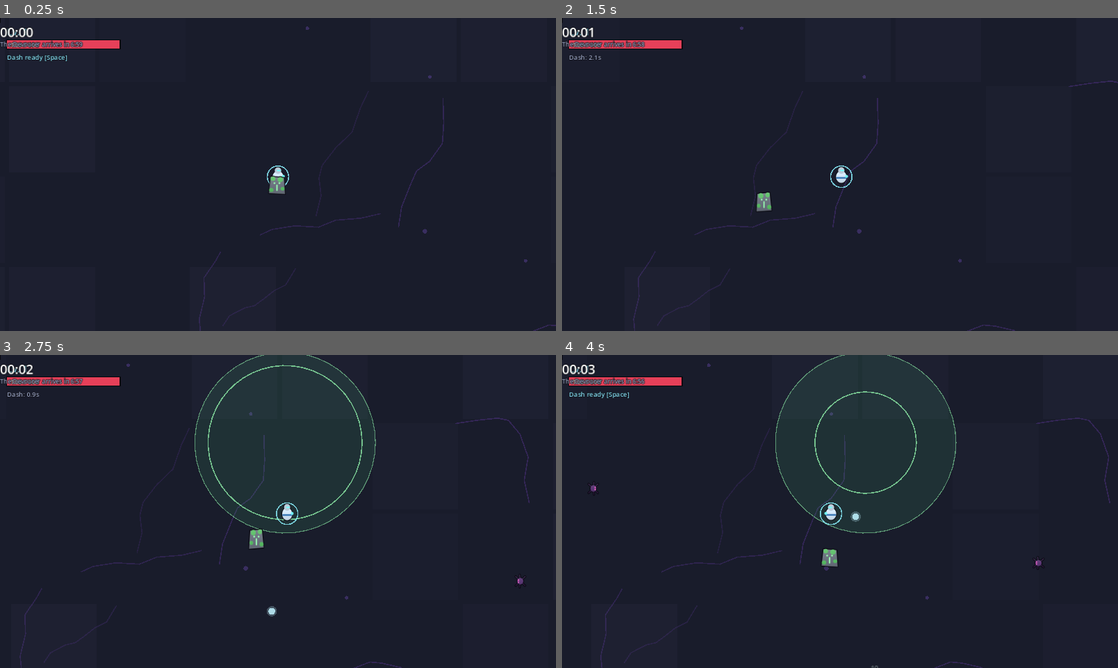
Above: before the commit, frames 1-4 (two rows, left to right).
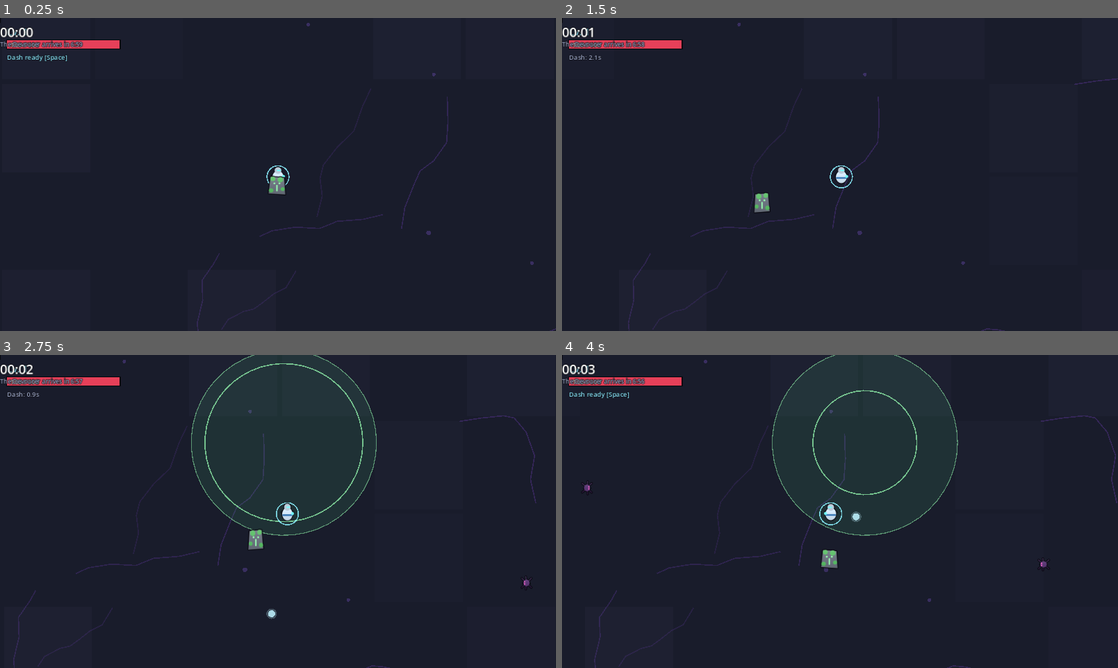
Above: after the commit, the same moments.

Repository: ballent-diz/Rift-Hunters
Game: Godot game, scene res://scenes/run.tscn
Same seed, same stepped clock (60 frames per second), same inputs: the game is played once before the commit and once after it. This scene is started directly instead of the project's main scene.
Inputs (mouse positions are in pixels of both pictures, inside the frame that each line leads up to):
- Up to frame 1 (0.25 s): no input
- Up to frame 2 (1.5 s): tap Enter at 0.5 s; move the mouse to (962, 158) at 0.52 s; hold D (move_right) 0.53-1.25 s; tap Space (dash) at 0.6 s; click (962, 158) at 0.67 s; drag from (728, 190) to (812, 237) at 1.27 s
- Up to frame 3 (2.75 s): move the mouse to (333, 442) at 2.02 s; hold D (move_right) from 2.03 s (still down); tap 1 (technique_1) at 2.1 s
- Up to frame 4 (4 s): release D (move_right) at 2.75 s; drag from (812, 574) to (673, 464) at 2.77 s; move the mouse to (1006, 558) at 3.52 s; hold A (move_left) from 3.53 s (still down); tap 3 (technique_3) at 3.6 s

The runs differ from the first frame. In frame 1, 0.6% of the frame differs, in the area x 35-100%, y 1-100%; in frame 2, 0.6%; in frame 3, 1.9%, in the area x 2-97%, y 0-100%; in frame 4, 1.7%.

Commit message:
Graphismes (étape A) : outil pixelforge et prise en charge du pixel art
- tools/art : moteur de rendu pixel art procédural (formes, squelette animé,
  ombrage 5 tons, contour sélectif, halos), export des feuilles, icônes,
  aperçus et mise à jour du manifeste ; Cendrelame et ses 2 évolutions (wip)
- Moteur : sprites en filtrage net, échelle par entrée du manifeste, caméra 4/3
  (1 pixel d'art = 2 pixels d'écran en 1080p), ombre au sol sous chaque entité,
  animations d'attaque et de Technique déclenchées par le combat
- Tests : 100 tests unitaires, validateur d'assets

Co-Authored-By: Claude Opus 5.5 <noreply@anthropic.com>
Claude-Session: https://claude.ai/code/session_01Wp12eAx14srZs3zhSBDXKc

Diff:
--- a/assets/asset_manifest.json
+++ b/assets/asset_manifest.json
@@ -47,16 +47,18 @@
 			"icon": "res://assets/ui/icons/players/hunter.png"
 		},
 		"monster.ashblade": {
-			"status": "planned",
+			"status": "wip",
+			"generated_by": "tools/art/build.py",
 			"sheet": "res://assets/sprites/monsters/ashblade/ashblade_sheet.png",
 			"cell": [
-				64,
-				64
-			],
-			"anchor": [
-				32,
-				56
-			],
+				32,
+				32
+			],
+			"anchor": [
+				16,
+				28
+			],
+			"scale": 1.0,
 			"animations": {
 				"idle": {
 					"row": 0,
@@ -676,6 +678,88 @@
 				}
 			},
 			"icon": "res://assets/ui/icons/bosses/vorgranite.png"
+		},
+		"monster.ashblade.eclipse_blade": {
+			"status": "wip",
+			"generated_by": "tools/art/build.py",
+			"sheet": "res://assets/sprites/monsters/ashblade/ashblade_eclipse_blade_sheet.png",
+			"cell": [
+				32,
+				32
+			],
+			"anchor": [
+				16,
+				28
+			],
+			"scale": 1.0,
+			"animations": {
+				"idle": {
+					"row": 0,
+					"frames": 6,
+					"fps": 8,
+					"loop": true
+				},
+				"move": {
+					"row": 1,
+					"frames": 8,
+					"fps": 12,
+					"loop": true
+				},
+				"attack": {
+					"row": 2,
+					"frames": 6,
+					"fps": 16,
+					"loop": false
+				},
+				"technique": {
+					"row": 3,
+					"frames": 8,
+					"fps": 16,
+					"loop": false
+				}
+			},
+			"icon": "res://assets/ui/icons/monsters/ashblade_eclipse_blade.png"
+		},
+		"monster.ashblade.pyrefang": {
+			"status": "wip",
+			"generated_by": "tools/art/build.py",
+			"sheet": "res://assets/sprites/monsters/ashblade/ashblade_pyrefang_sheet.png",
+			"cell": [
+				32,
+				32
+			],
+			"anchor": [
+				16,
+				28
+			],
+			"scale": 1.0,
+			"animations": {
+				"idle": {
+					"row": 0,
+					"frames": 6,
+					"fps": 8,
+					"loop": true
+				},
+				"move": {
+					"row": 1,
+					"frames": 8,
+					"fps": 12,
+					"loop": true
+				},
+				"attack": {
+					"row": 2,
+					"frames": 6,
+					"fps": 16,
+					"loop": false
+				},
+				"technique": {
+					"row": 3,
+					"frames": 8,
+					"fps": 16,
+					"loop": false
+				}
+			},
+			"icon": "res://assets/ui/icons/monsters/ashblade_pyrefang.png"
 		}
 	}
 }
--- a/src/assets/asset_registry.gd
+++ b/src/assets/asset_registry.gd
@@ -78,6 +78,11 @@
 	return Vector2(float(cell[0]), float(cell[1])) * 0.5
 
 
+## Unités du monde par pixel d'art (1 par défaut ; voir docs/ART_BIBLE.md).
+func pixel_scale(visual_id: StringName) -> float:
+	return float(entry(visual_id).get("scale", 1.0))
+
+
 ## Retourne [Texture2D, échelle].
 func placeholder(visual: VisualData, primary: Color = Color(0, 0, 0, 0), secondary: Color = Color(0, 0, 0, 0)) -> Array:
 	var pri: Color = visual.primary if primary.a == 0.0 else primary
--- a/src/assets/entity_visual.gd
+++ b/src/assets/entity_visual.gd
@@ -4,8 +4,12 @@
 
 var bob_amount: float = 0.06
 var bob_speed: float = 9.0
+## Rayon de l'ombre au sol (0 = pas d'ombre).
+var shadow_radius: float = 0.0
 var _sprite: Sprite2D
 var _anim: AnimatedSprite2D
+var _action: StringName = &""
+var _moving: bool = false
 var _flash: float = 0.0
 var _phase: float = 0.0
 var _base_scale := Vector2.ONE
@@ -18,27 +22,54 @@
 	_sprite = null
 	_anim = null
 	_phase = randf() * TAU
+	shadow_radius = visual.size * 0.36
+	_add_shadow()
 	var frames: SpriteFrames = Assets.get_sprite_frames(visual.visual_id)
 	if frames:
+		# Pixel art : filtrage net, 1 pixel d'art = scale unité(s) du monde.
 		_anim = AnimatedSprite2D.new()
 		_anim.sprite_frames = frames
 		_anim.centered = false
 		_anim.offset = -Assets.anchor(visual.visual_id)
+		_anim.texture_filter = CanvasItem.TEXTURE_FILTER_NEAREST
+		_anim.scale = Vector2.ONE * Assets.pixel_scale(visual.visual_id)
+		_anim.animation_finished.connect(_on_action_finished)
 		add_child(_anim)
 		play(&"idle")
 		_base_scale = Vector2.ONE
+		if primary.a > 0.0:
+			# Palette de maîtrise sur un sprite final : teinte approchée (feuille dédiée à prévoir).
+			set_tint(primary.lightened(0.45))
 	else:
 		var result: Array = Assets.placeholder(visual, primary, secondary)
 		_sprite = Sprite2D.new()
 		_sprite.texture = result[0]
+		_sprite.texture_filter = CanvasItem.TEXTURE_FILTER_LINEAR
 		add_child(_sprite)
 		_base_scale = Vector2.ONE * float(result[1])
 		_sprite.scale = _base_scale
 
 
+func has_sheet() -> bool:
+	return _anim != null
+
+
 func play(anim: StringName) -> void:
 	if _anim and _anim.sprite_frames.has_animation(anim) and _anim.animation != anim:
 		_anim.play(anim)
+
+
+## Animation ponctuelle (attaque, Technique) ; retour automatique au repos ou à la course ensuite.
+func play_action(anim: StringName) -> void:
+	if _anim and _anim.sprite_frames.has_animation(anim):
+		_action = anim
+		_anim.play(anim)
+		_anim.frame = 0
+
+
+func _on_action_finished() -> void:
+	_action = &""
+	play(&"move" if _moving else &"idle")
 
 
 func set_facing_left(left: bool) -> void:
@@ -67,7 +98,9 @@
 		var squash: float = sin(_phase) * (bob_amount if moving else bob_amount * 0.4)
 		_sprite.scale = Vector2(_base_scale.x * (1.0 + squash), _base_scale.y * (1.0 - squash))
 	elif _anim:
-		play(&"move" if moving else &"idle")
+		_moving = moving
+		if _action == &"":
+			play(&"move" if moving else &"idle")
 
 
 func _apply_modulate() -> void:
@@ -78,3 +111,14 @@
 		node.modulate = Color(2.2, 2.2, 2.2, _tint.a)
 	else:
 		node.modulate = _tint
+
+
+## Ombre au sol dans un nœud placé sous toutes les entités de la même couche (z relatif −1), dessinée une fois.
+func _add_shadow() -> void:
+	var shadow := Node2D.new()
+	shadow.z_index = -1
+	var radius: float = shadow_radius
+	shadow.draw.connect(func() -> void:
+		shadow.draw_set_transform(Vector2(0, 1), 0.0, Vector2(1.0, 0.38))
+		shadow.draw_circle(Vector2.ZERO, radius, Color(0.0, 0.0, 0.03, 0.35)))
+	add_child(shadow)
--- a/src/data/balance_config.gd
+++ b/src/data/balance_config.gd
@@ -66,7 +66,7 @@
 @export var capture_lifetime: float = 25.0
 @export_group("Lisibilité")
 ## Zoom de la caméra (> 1 = plus proche).
-@export var camera_zoom: float = 1.3
+@export var camera_zoom: float = 1.3333
 @export var max_damage_numbers: int = 60
 
 
--- a/src/entities/allies/behaviors/devour_behavior.gd
+++ b/src/entities/allies/behaviors/devour_behavior.gd
@@ -16,6 +16,7 @@
 	if target.global_position.distance_to(ally.global_position) > target.radius + 28.0:
 		return
 	ally.attack_cd = ally.attack.cooldown
+	ally.visual.play_action(&"attack")
 	if not try_devour(ally, ctx, target):
 		var bite_radius: float = float(ally.attack.params.get("bite_radius", 0.0))
 		var victims: Array[Enemy] = [target]
--- a/src/entities/allies/behaviors/mirror_behavior.gd
+++ b/src/entities/allies/behaviors/mirror_behavior.gd
@@ -21,6 +21,7 @@
 		return
 	var info: DamageInfo = ally.make_info(ally.attack.damage, [DamageInfo.TAG_ATTACK])
 	info.statuses = ally.attack.statuses
+	ally.visual.play_action(&"attack")
 	ctx.projectiles.spawn_friendly(ally.global_position, target.global_position - ally.global_position,
 		ally.attack.projectile_speed, info, {"pierce": int(ally.attack.params.get("shard_pierce", 3)), "radius": 6.0,
 		"life": 1.6, "color": ally.data.visual.accent})
--- a/src/entities/allies/behaviors/orb_behavior.gd
+++ b/src/entities/allies/behaviors/orb_behavior.gd
@@ -14,6 +14,7 @@
 		return
 	ally.attack_cd = ally.attack.cooldown
 	ally.visual.set_facing_left(target.global_position.x < ally.global_position.x)
+	ally.visual.play_action(&"attack")
 	var tags: Array[StringName] = [DamageInfo.TAG_ATTACK]
 	var count: int = maxi(ally.attack.projectile_count, 1)
 	for i: int in count:
--- a/src/entities/allies/behaviors/slam_behavior.gd
+++ b/src/entities/allies/behaviors/slam_behavior.gd
@@ -23,7 +23,9 @@
 	ally.visual.tick(delta, ally.velocity.length() > 5.0)
 	if ally.attack_cd <= 0.0 and not ctx.enemies.query_radius(ally.global_position, ally.attack.radius * 0.8).is_empty():
 		m["windup"] = float(params.get("windup", 0.25))
-		ally.visual.flash()
+		ally.visual.play_action(&"attack")
+		if not ally.visual.has_sheet():
+			ally.visual.flash()
 
 
 func _slam(ally: Ally, ctx: RunContext) -> void:
--- a/src/entities/allies/behaviors/striker_behavior.gd
+++ b/src/entities/allies/behaviors/striker_behavior.gd
@@ -38,6 +38,7 @@
 	m["to"] = target.global_position
 	m["target"] = target
 	ally.visual.set_facing_left(target.global_position.x < ally.global_position.x)
+	ally.visual.play_action(&"attack")
 
 
 func _strike(ally: Ally, ctx: RunContext) -> void:
--- a/src/entities/allies/behaviors/zone_behavior.gd
+++ b/src/entities/allies/behaviors/zone_behavior.gd
@@ -14,6 +14,7 @@
 	if target == null:
 		return
 	ally.attack_cd = ally.attack.cooldown
+	ally.visual.play_action(&"attack")
 	var params: Dictionary = ally.attack.params
 	var count: int = int(params.get("count", 1))
 	var spread: float = float(params.get("spread", 60.0))
--- a/src/entities/allies/techniques.gd
+++ b/src/entities/allies/techniques.gd
@@ -25,6 +25,7 @@
 		_:
 			push_error("Technique inconnue : %s" % tech.technique_kind)
 	if ok:
+		ally.visual.play_action(&"technique")
 		ally.technique_cd = ally.technique_cooldown()
 		ctx.stats.add(StringName(String(ally.data.id) + "_techniques"))
 		ctx.stats.add(&"techniques_cast")
--- a/src/entities/enemies/enemy_manager.gd
+++ b/src/entities/enemies/enemy_manager.gd
@@ -251,6 +251,7 @@
 		enemy.state = Enemy.State.WINDUP
 		enemy.state_timer = float(attack.params.get("windup", 0.35))
 		enemy.aim_dir = dir
+		enemy.visual.play_action(&"attack")
 		enemy.visual.flash()
 
 
--- a/tests/unit/test_assets.gd
+++ b/tests/unit/test_assets.gd
@@ -51,8 +51,24 @@
 
 
 func test_missing_sheet_falls_back_to_placeholder() -> void:
-	check(Assets.get_sprite_frames(&"monster.ashblade") == null, "feuille absente → pas de SpriteFrames")
+	var data: VisualData = GameDB.monster(&"ashblade").visual.duplicate()
+	data.visual_id = &"test.sans_feuille"
+	check(Assets.get_sprite_frames(data.visual_id) == null, "feuille absente → pas de SpriteFrames")
+	var visual := EntityVisual.new()
+	visual.setup(data)
+	var sprites: int = 0
+	for child: Node in visual.get_children():
+		if child is Sprite2D:
+			sprites += 1
+	check(sprites == 1 and not visual.has_sheet(), "EntityVisual utilise le placeholder")
+	visual.free()
+
+
+func test_generated_sheet_is_used() -> void:
 	var visual := EntityVisual.new()
 	visual.setup(GameDB.monster(&"ashblade").visual)
-	check(visual.get_child_count() == 1 and visual.get_child(0) is Sprite2D, "EntityVisual utilise le placeholder")
+	check(visual.has_sheet(), "la feuille pixel art de Cendrelame est utilisée")
+	var frames: SpriteFrames = Assets.get_sprite_frames(&"monster.ashblade")
+	for anim: StringName in [&"idle", &"move", &"attack", &"technique"]:
+		check(frames.has_animation(anim), "animation %s présente" % anim)
 	visual.free()
Binary file added: assets/concepts/previews/monster_ashblade.png
Not shown, added: assets/concepts/previews/monster_ashblade.png.import
Binary file added: assets/concepts/previews/monster_ashblade_eclipse_blade.png
Not shown, added: assets/concepts/previews/monster_ashblade_eclipse_blade.png.import
Binary file added: assets/concepts/previews/monster_ashblade_pyrefang.png
Not shown, added: assets/concepts/previews/monster_ashblade_pyrefang.png.import
Binary file added: assets/sprites/monsters/ashblade/ashblade_eclipse_blade_sheet.png
Not shown, added: assets/sprites/monsters/ashblade/ashblade_eclipse_blade_sheet.png.import
Binary file added: assets/sprites/monsters/ashblade/ashblade_pyrefang_sheet.png
Not shown, added: assets/sprites/monsters/ashblade/ashblade_pyrefang_sheet.png.import
Binary file added: assets/sprites/monsters/ashblade/ashblade_sheet.png
Not shown, added: assets/sprites/monsters/ashblade/ashblade_sheet.png.import
(and 15 more such lines)
